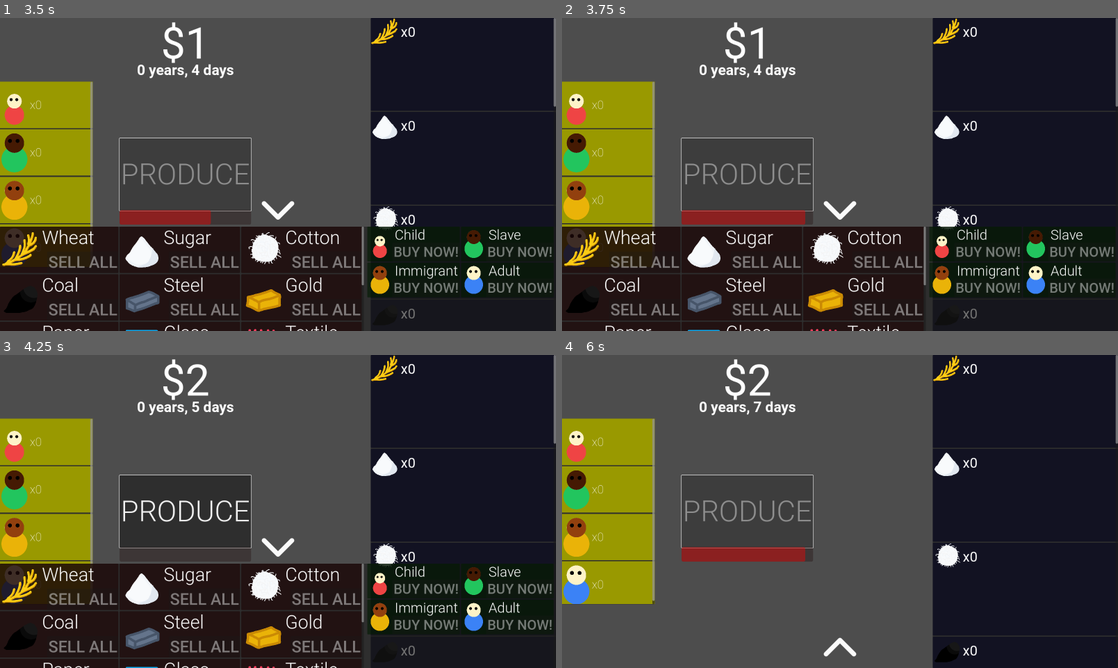
Above: before the commit, frames 1-4 (two rows, left to right).
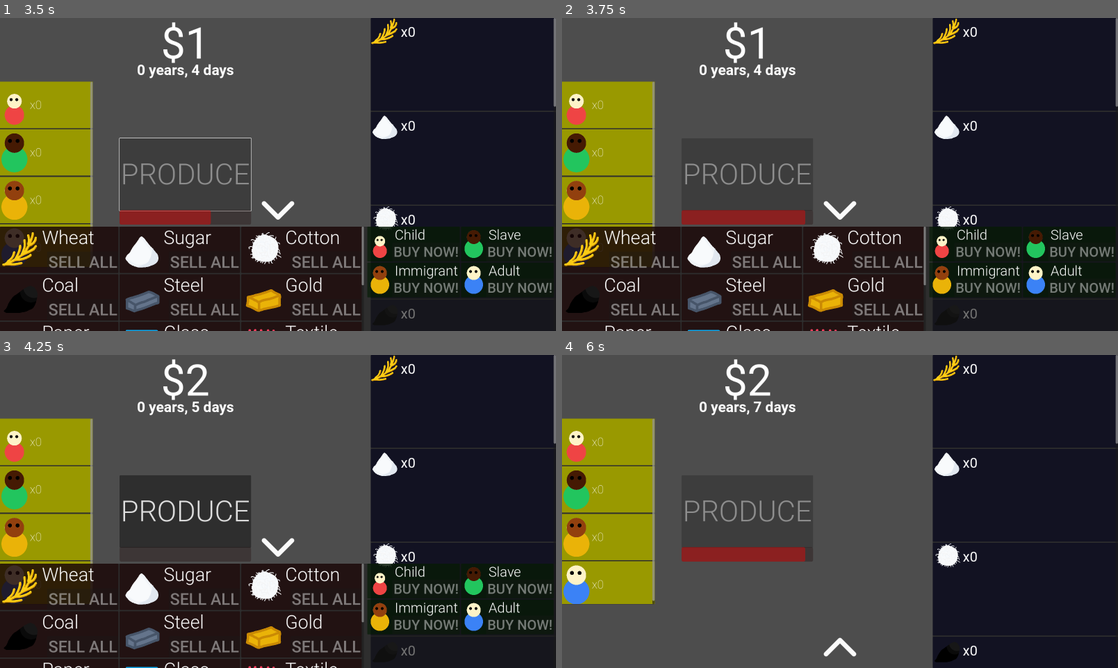
Above: after the commit, the same moments.

Repository: LowBudgetGameDev/Industrial-Revolution-Game
Game: Godot game, scene res://Scenes/Game_Scene.tscn
The game is run twice, just before and just after one commit, with the same random seed, the same clock (stepped at 60 frames per second) and the same inputs.
Inputs (mouse positions are in pixels of both pictures, inside the frame that each line leads up to):
- Up to frame 1 (3.5 s): click (44, 105) at 0.52 s; click "PRODUCE" at 1.25 s; click (278, 312) at 2 s; click "PRODUCE" at 2.75 s
- Up to frame 2 (3.75 s): click (606, 105) at 3.52 s
- Up to frame 3 (4.25 s): no input
- Up to frame 4 (6 s): click (840, 545) at 4.25 s; click "PRODUCE" at 5 s; click (606, 442) at 5.77 s

Frame 1 is identical in both runs. In frame 2, 0.2% of the frame differs, in the area x 21-46%, y 38-62%; in frame 3, 0.2%; in frame 4, 0.2%.

Commit message:
get back to work. i said get back to work boy

Diff:
--- a/Scenes/AssetWorkerUI.tscn
+++ b/Scenes/AssetWorkerUI.tscn
@@ -3,7 +3,7 @@
 [ext_resource type="FontFile" uid="uid://ci0jnk7m1rmj4" path="res://Fonts/Roboto-Regular.ttf" id="1_e46on"]
 [ext_resource type="Script" path="res://Scripts/AssetWorkerUI.gd" id="1_wyaby"]
 
-[node name="AssetWorkerUI" type="Control" node_paths=PackedStringArray("asset_icon", "asset_amount_text")]
+[node name="AssetWorkerUI" type="Control" node_paths=PackedStringArray("asset_icon", "asset_amount_text", "click_button")]
 custom_minimum_size = Vector2(640, 320)
 layout_mode = 3
 anchors_preset = 15
@@ -16,6 +16,7 @@
 script = ExtResource("1_wyaby")
 asset_icon = NodePath("AssetInfo/AssetIcon")
 asset_amount_text = NodePath("AssetInfo/AssetAmountText")
+click_button = NodePath("ClickButton")
 
 [node name="Background" type="Panel" parent="."]
 self_modulate = Color(0, 0, 1, 1)
@@ -58,3 +59,11 @@
 text = "x999999999"
 fit_content = true
 autowrap_mode = 0
+
+[node name="ClickButton" type="TextureButton" parent="."]
+layout_mode = 1
+anchors_preset = 15
+anchor_right = 1.0
+anchor_bottom = 1.0
+grow_horizontal = 2
+grow_vertical = 2
--- a/Scenes/HiredWorkersUI.tscn
+++ b/Scenes/HiredWorkersUI.tscn
@@ -8,15 +8,11 @@
 [node name="HiredWorkerUI" type="Control" node_paths=PackedStringArray("amount_text", "background", "click_button")]
 custom_minimum_size = Vector2(320, 160)
 layout_mode = 3
-anchors_preset = 8
-anchor_left = 0.5
-anchor_top = 0.5
-anchor_right = 0.5
-anchor_bottom = 0.5
-offset_left = -160.0
-offset_top = -80.0
-offset_right = 160.0
-offset_bottom = 80.0
+anchors_preset = 15
+anchor_right = 1.0
+anchor_bottom = 1.0
+offset_right = -2560.0
+offset_bottom = -1460.0
 grow_horizontal = 2
 grow_vertical = 2
 script = ExtResource("1_s0t40")
--- a/Scripts/AssetWorkerUI.gd
+++ b/Scripts/AssetWorkerUI.gd
@@ -3,11 +3,33 @@
 @export var asset_icon: TextureRect
 @export var asset_amount_text: RichTextLabel
 @export var work_asset: Asset
+@export var click_button : TextureButton
+
+var _worker_dictionary : Dictionary = {}
+
+func _ready():
+	click_button.pressed.connect(self._on_click)
+	move_child(click_button, 2)
 
 func init():
-    asset_icon.texture = work_asset.sprite
-    asset_amount_text.text = "x" + str(AssetManager.instance.get_asset_amount(work_asset))
-    AssetManager.instance.on_asset_amount_changed.connect(self._update_text)
+	asset_icon.texture = work_asset.sprite
+	asset_amount_text.text = "x" + str(AssetManager.instance.get_asset_amount(work_asset))
+	AssetManager.instance.on_asset_amount_changed.connect(self._update_text)
 
 func _update_text():
-    asset_amount_text.text = "x" + str(AssetManager.instance.get_asset_amount(work_asset))
+	asset_amount_text.text = "x" + str(AssetManager.instance.get_asset_amount(work_asset))
+
+func _on_click():
+	var hired_ui = HiredUI.instance
+
+	if hired_ui.get_selected_worker() == null:
+		return
+
+	if _worker_dictionary.has(hired_ui.get_selected_worker()):
+		_worker_dictionary[hired_ui.get_selected_worker()] += 1
+	else:
+		_worker_dictionary[hired_ui.get_selected_worker()] = 1
+
+	WorkerManager.instance.put_to_work(hired_ui.get_selected_worker())
+
+	hired_ui.deselect_worker()
--- a/Scripts/HiredUI.gd
+++ b/Scripts/HiredUI.gd
@@ -1,14 +1,33 @@
 extends Control
+
+class_name HiredUI
 
 @export var hired_worker_container : VBoxContainer
 
+static var instance
+
 var _hired_worker : PackedScene
+var _selected_worker : Worker
+
+func _init():
+	instance = self
 
 func _ready():
-    _hired_worker = preload("res://Scenes/HiredWorkersUI.tscn")
+	_hired_worker = preload("res://Scenes/HiredWorkersUI.tscn")
 
-    for human in WorkerManager.Worker_Enum.keys():
-        var hir_wor = _hired_worker.instantiate()
-        hir_wor.worker = WorkerManager.instance.get_worker_resource(human)
-        hir_wor.init()
-        hired_worker_container.add_child(hir_wor)
+	for human in WorkerManager.Worker_Enum.keys():
+		var hir_wor = _hired_worker.instantiate()
+		hir_wor.worker = WorkerManager.instance.get_worker_resource(human)
+		hir_wor.on_selected.connect(self._set_selected_worker)
+		hir_wor.hiredUI = self
+		hir_wor.init()
+		hired_worker_container.add_child(hir_wor)
+
+func _set_selected_worker(hired_worker_ui : HiredWorkerUI):
+	_selected_worker = hired_worker_ui.get_worker()
+
+func deselect_worker():
+	_selected_worker = null
+
+func get_selected_worker() -> Worker:
+	return _selected_worker
--- a/Scripts/HiredWorkerUI.gd
+++ b/Scripts/HiredWorkerUI.gd
@@ -4,14 +4,18 @@
 
 @export var amount_text : RichTextLabel
 @export var worker : Worker
+@export var hiredUI : HiredUI
 @export var background : Panel
 @export var click_button : TextureButton
+
+signal on_selected(hired_worker_ui : HiredWorkerUI)
 
 func _ready():
 	WorkerManager.instance.on_hired_worker.connect(self.update_text)
 
 	click_button.pressed.connect(self._on_clicked)
-	move_child(click_button, 999)
+	WorkerManager.instance.on_hired_worker.connect(self._deselect)
+	move_child(click_button, 3)
 
 func init():
 	update_text()
@@ -31,4 +35,14 @@
 	if WorkerManager.instance.get_amount_workers_hired(worker) == 0:
 		return
 
+	if hiredUI.get_selected_worker() != null:
+		return
+
 	background.self_modulate = Color(0.5, 0.5, 0)
+	on_selected.emit(self)
+
+func _deselect():
+	background.self_modulate = Color(1, 1, 0)
+
+func get_worker():
+	return worker
--- a/Scripts/WorkerManager.gd
+++ b/Scripts/WorkerManager.gd
@@ -33,6 +33,14 @@
 	_hired_workers_dictionary[wor] += 1
 	on_hired_worker.emit()
 
+func put_to_work(worker: Worker):
+	var wor = _worker_resource_dictionary.find_key(worker)
+
+	_hired_workers_dictionary[wor] -= 1
+	_working_workers_dictionary[wor] += 1
+
+	on_hired_worker.emit()
+
 func get_worker_resource(worker: String) -> Worker:
 	return _worker_resource_dictionary[worker]
 
